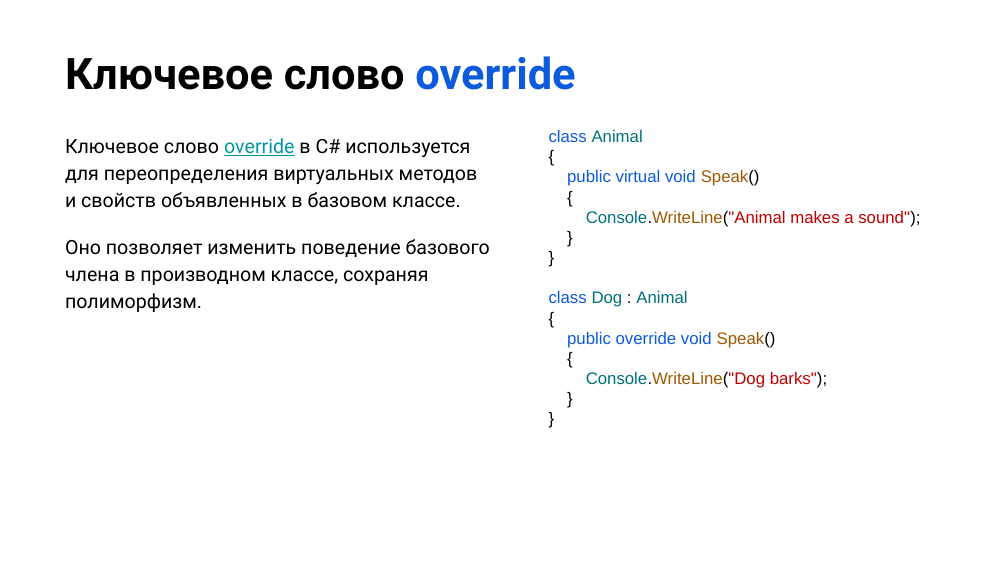
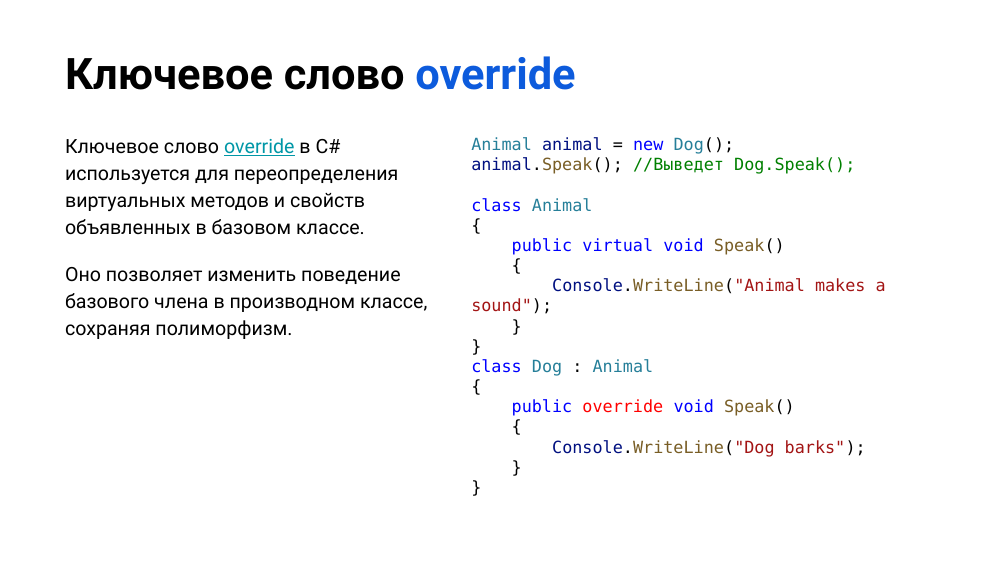
Before and after one commit to NilovPavel/OOP, a slide deck: slide 35 of ООПp.1.pptx. Drawn at 1008x567 pixels with LibreOffice and Linux fonts; fonts in the diff are those of the drawing; background and template pictures are left out. Boxes give left, top, right and bottom in pixels: in the first picture for what was removed or moved away, otherwise in the second. Text is boxed around its words. In the diff, an @@ line names an element or a change of style, - is before the commit and + after.

Commit message:
virtual + new

```diff
--- a/ООПp.1.pptx
+++ b/ООПp.1.pptx
@@ text "Ключевое слово override в C# ..." rewrapped from (65,138,490,312) to (65,138,427,339) @@
@@ text "Animal animal = new Dog();": place and size @@
-text "Animal animal = new Dog();" at (549,130,920,388)
+text "Animal animal = new Dog();" at (471,137,886,457)
@@ text at (471,137,855,174): paragraphs added @@
+Animal animal = new Dog();
+animal.Speak(); //Выведет Dog.Speak();
@@ text at (471,198,886,457): font Arial to DejaVu Sans Mono in "class Animal", "{", "public virtual void Speak()", "{" and 10 more places; text colour #0D5BDC to #0000FF in "class", "public virtual void", "class", "public void"; text colour #00717D to #267F99 in "Animal", "Dog Animal"; text colour #A05900 to #795E26 in "Speak()", "Console.WriteLine("Animal", "Speak()", "Console.WriteLine("Dog"; text colour #00717D to #001080 in "Console.WriteLine("Animal", "Console.WriteLine("Dog"; text colour #C00000 to #A31515 in "Console.WriteLine("Animal makes a sound");", "Console.WriteLine("Dog barks");"; text colour #0D5BDC to #FF0000 in "override" @@
```
Also in this commit, not shown: 10 other slides changed, 1 slide added, 5 other files.
